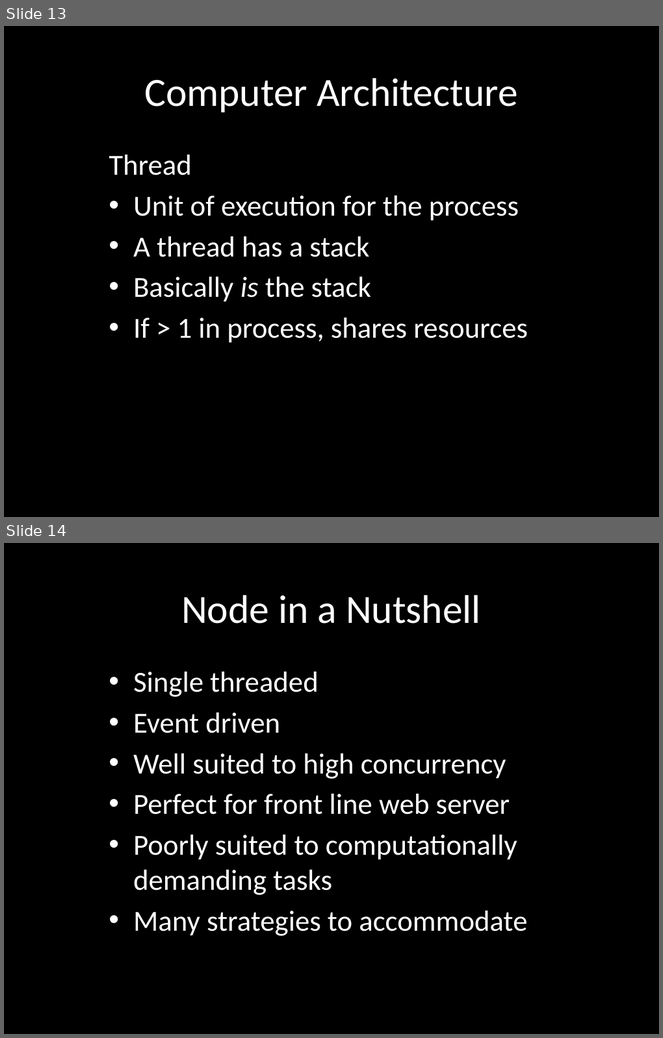
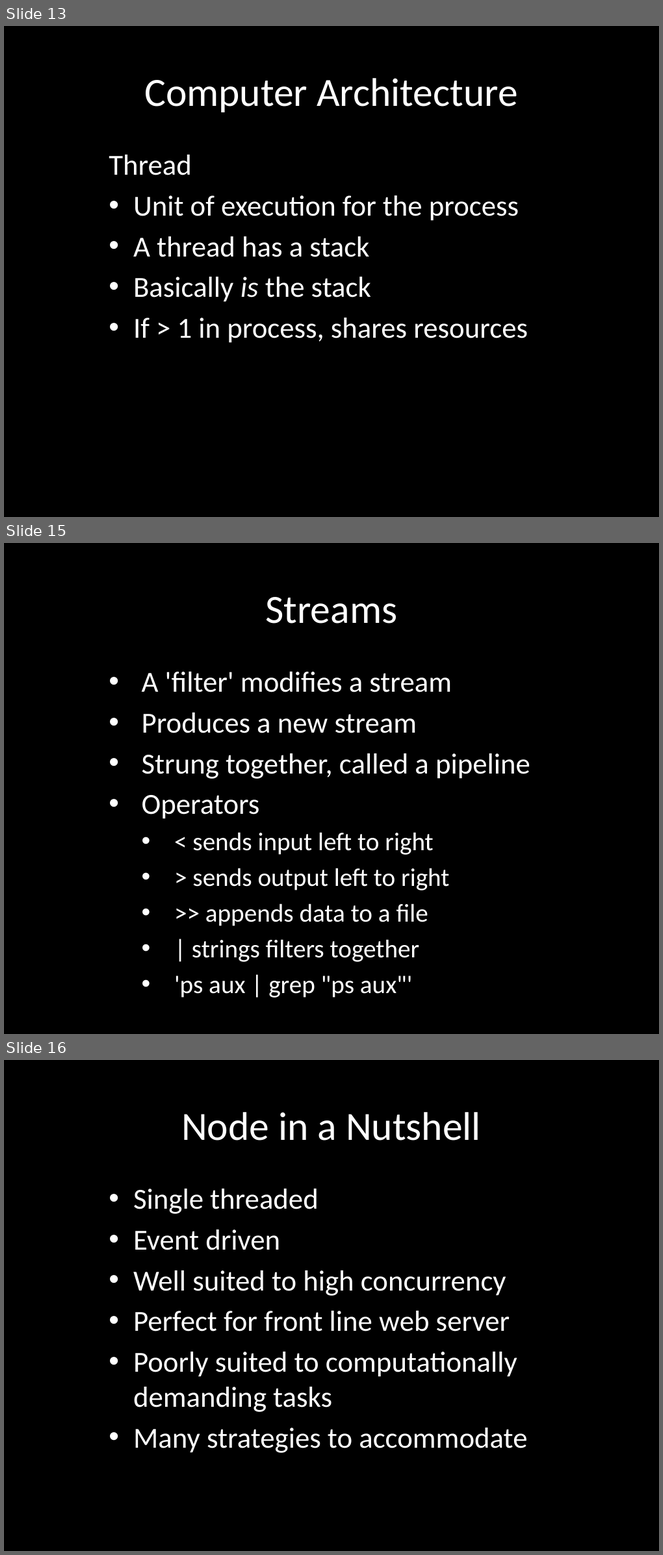
Before and after one commit to eliasjames/training-node, a slide deck: slides/Node Slides Day 1.pptx. Shown one above the other, each under a label of ours: slides 13 and 14 before the commit, slides 13, 15 and 16 after it; the slides between them are not shown. The pictures are 663x1038 and 663x1555 pixels, drawn with LibreOffice and Linux fonts; fonts in the diff are those of the drawing. Boxes give left, top, right and bottom in pixels: in the first picture for what was removed or moved away, otherwise in the second. Text is boxed around its words. In the diff, an @@ line names an element or a change of style, - is before the commit and + after.

Commit message:
Day 1, add streams to review

```diff
--- a/slides/Node Slides Day 1.pptx
+++ b/slides/Node Slides Day 1.pptx
@@ slide 15 added at (x1=4, y1=543, x2=659, y2=1034), background #000000 @@
@@ title added at (x1=265, y1=597, x2=397, y2=624), 44 pt, text #FFFFFF @@
+Streams
@@ subtitle added at (x1=142, y1=672, x2=530, y2=998), 28 pt, text #FFFFFF @@
+• A 'filter' modifies a stream
+• Produces a new stream
+• Strung together, called a pipeline
+• Operators
+  • < sends input left to right
+  • > sends output left to right
+  • >> appends data to a file
+  • | strings filters together
+  • 'ps aux | grep "ps aux"'
@@ what was slide 14 is now slide 16 @@
```
Also in this commit, not shown: 1 slide changed, 1 other slide added.
